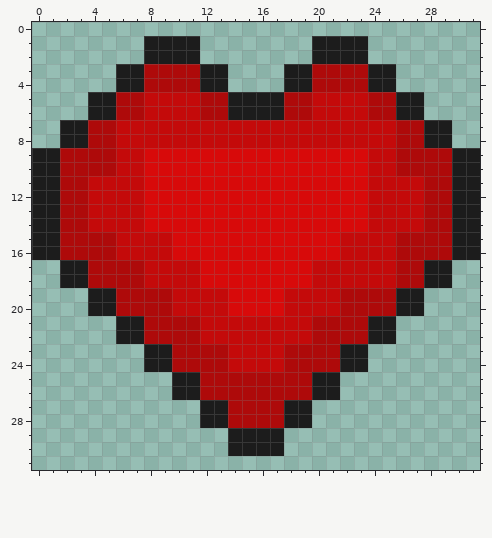
Pixel-art sprite: assets/health.png. This is how it looked before the edit.
The file is 32x32 pixels.
The result:
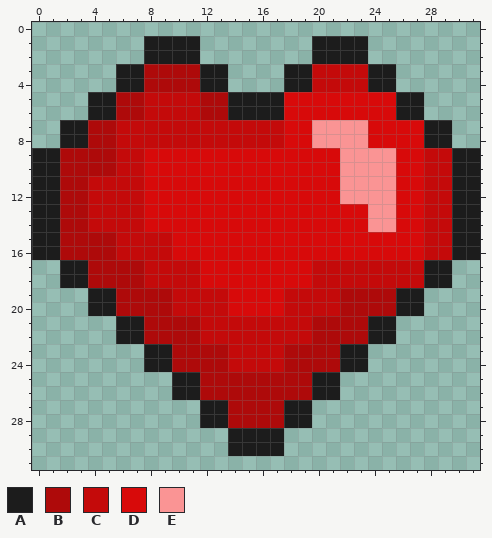
Palette (. is transparent): A #1c1c1c  B #ae0a0a  C #c40a0a  D #d80a0a  E #fa9494
The commit says: add health and monster attacking
Change:
@@ x 16..31 @@
  2 ....AAAA........
- 3 ..AABBBBAA......
- 4 ..AABBBBAA......
- 5 AABBCCCCBBAA....
- 6 AABBCCCCBBAA....
- 7 CCCCCCCCCCBBAA..
- 8 CCCCCCCCCCBBAA..
- 9 DDDDDDDDCCBBBBAA
-10 DDDDDDDDCCBBBBAA
-11 DDDDDDDDCCCCBBAA
-12 DDDDDDDDCCCCBBAA
-13 DDDDDDDDCCCCBBAA
-14 DDDDDDDDCCCCBBAA
-15 DDDDDDCCCCBBBBAA
-16 DDDDDDCCCCBBBBAA
-17 DDDDCCCCCCBBAA..
-18 DDDDCCCCCCBBAA..
+ 3 ..AACCCCAA......
+ 4 ..AACCCCAA......
+ 5 AADDDDDDDDAA....
+ 6 AADDDDDDDDAA....
+ 7 CCDDEEEEDDDDAA..
+ 8 CCDDEEEEDDDDAA..
+ 9 DDDDDDEEEEDDCCAA
+10 DDDDDDEEEEDDCCAA
+11 DDDDDDEEEEDDCCAA
+12 DDDDDDEEEEDDCCAA
+13 DDDDDDDDEEDDCCAA
+14 DDDDDDDDEEDDCCAA
+15 DDDDDDDDDDDDCCAA
+16 DDDDDDDDDDDDCCAA
+17 DDDDCCCCCCCCAA..
+18 DDDDCCCCCCCCAA..
 19 DDCCCCBBBBAA....
